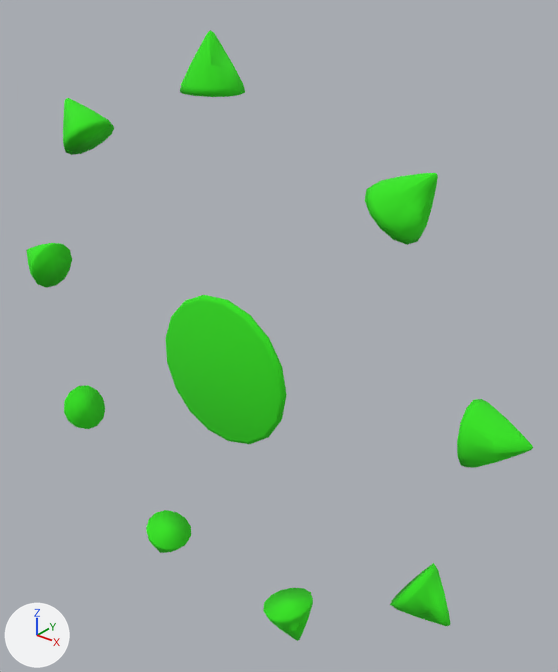
One commit to the Blender file Blender/gate-checkpoint.blend: the scene before it, then after it.
One viewpoint serves both versions: a camera (50 mm lens) standing at (2.74, -2.9, 2.16) and looking at (0.21, 0.26, 0.2). Lighting does not change. The marker at lower left points along +X, +Y and +Z.

Names of what the first picture shows: 'Bullseye', 'Cone'.
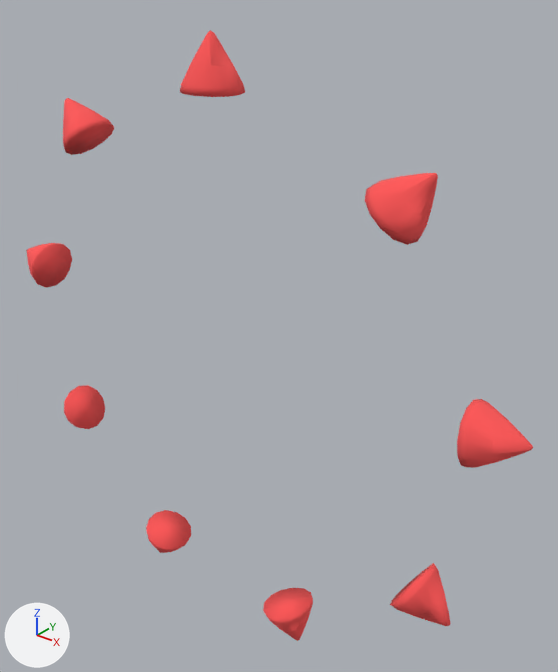
Commit message: More clear gate checkpoint. Show text when through all gates

Boxes (x1, y1, x2, y2) around the edits, measured in the pictures (558 x 672 px):
'Bullseye', deleted (green)
    before: (165, 295, 287, 444)
part 1 of me_cone, surface changed (green to red)
    both: (26, 30, 533, 641)

The edits, one by one:
me_cone has 27 vertices, 27 faces and spans x -0.182..0.182, y -0.178..0.184, z -0.273..0.002.
me_cone is used by ob_cone; location (0.0, 0.0, 0.0).
me_cone part 1: texture (UV) coordinates of 27 of 27 faces, centred in x -0.097..0.097, y -0.098..0.095, z -0.267..0.002, changed; they spanned u 0.67..0.71, v 0.16..0.2 and now span u 0.16..0.2, v 0.41..0.45.
Object 'Bullseye' (ob_bullseye) is deleted.
